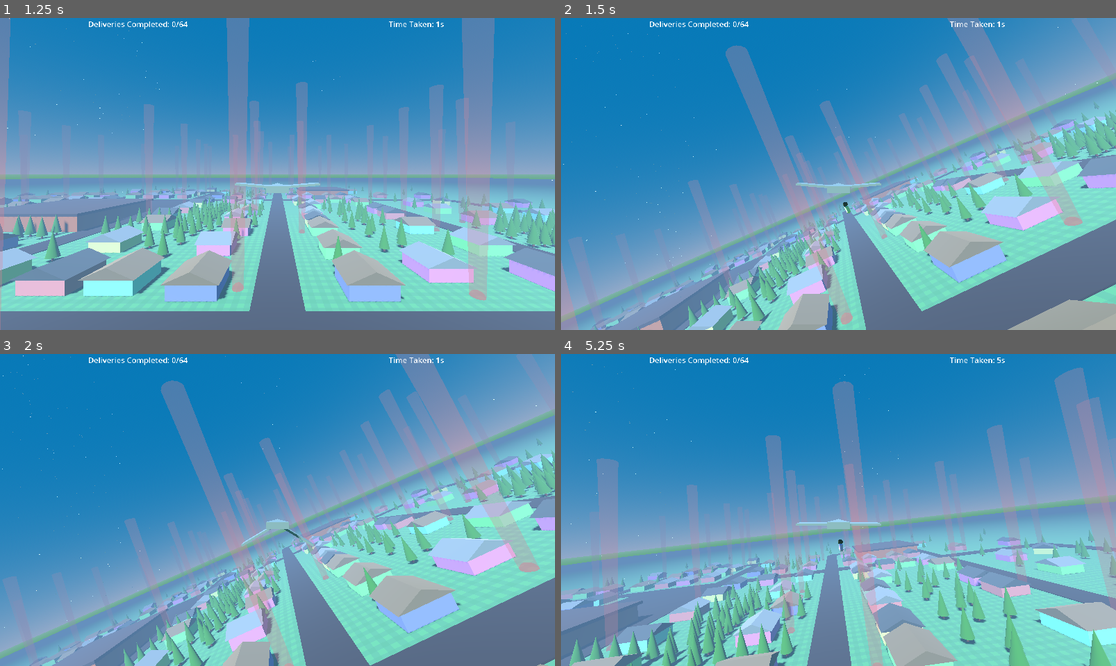
Above: before the commit, frames 1-4 (two rows, left to right).
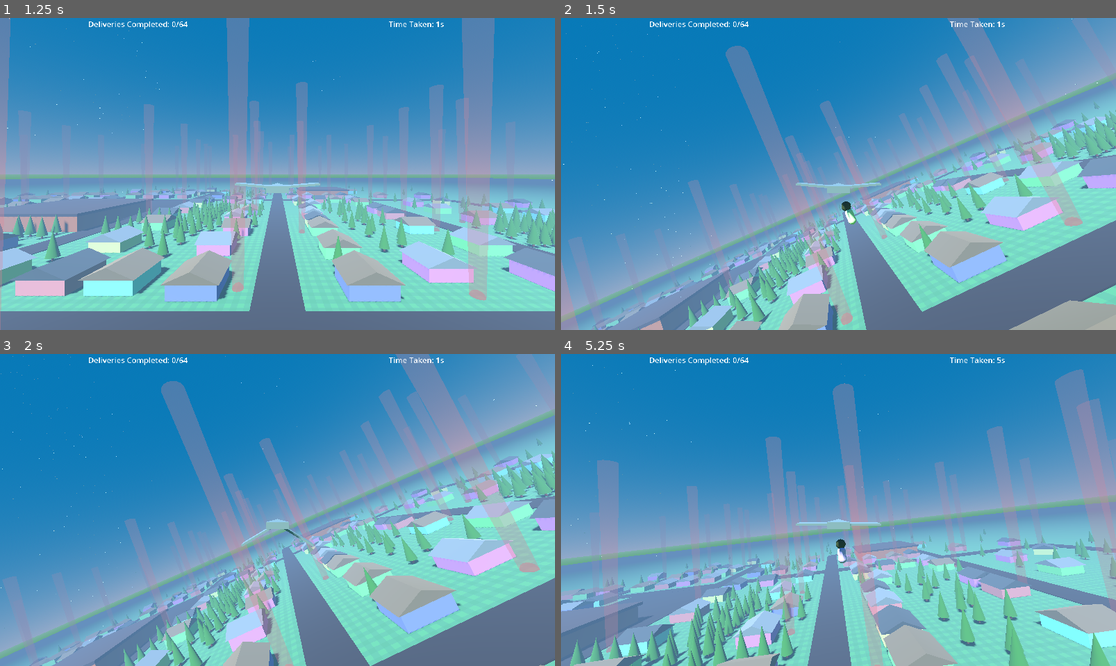
Above: after the commit, the same moments.

Repository: pizzasgood/StorkExpress_LD53
Game: Godot game, scene res://TitleScreen.tscn
Same seed, same stepped clock (60 frames per second), same inputs: the game is played once before the commit and once after it.
Inputs (mouse positions are in pixels of both pictures, inside the frame that each line leads up to):
- Up to frame 1 (1.25 s): click "Start" at 0.5 s
- Up to frame 2 (1.5 s): move the mouse to (866, 174) at 1.27 s; right-click (866, 174) at 1.35 s
- Up to frame 3 (2 s): tap Space (flap) at 1.52, 1.82 s
- Up to frame 4 (5.25 s): move the mouse to (810, 510) at 2.02 s; right-click (810, 510) at 2.1 s; tap Space (flap) at 2.27, 2.57, 3.77, 4.07, 4.52, 4.82 s; move the mouse to (849, 503) at 2.77 s; right-click (849, 503) at 2.85 s; move the mouse to (832, 516) at 3.52 s; right-click (832, 516) at 3.6 s; move the mouse to (877, 513) at 4.27 s; right-click (877, 513) at 4.35 s; move the mouse to (794, 506) at 5.02 s; right-click (794, 506) at 5.1 s

Frame 1 is identical in both runs. In frame 2, 1.0% of the frame differs, in the area x 0-100%, y 0-100%; in frame 3, 0.9%; in frame 4, 4.8%, in the area x 0-100%, y 3-100%.

Commit message:
Increase size of babies

Diff:
--- a/entities/Baby.tscn
+++ b/entities/Baby.tscn
@@ -7,21 +7,22 @@
 rough = true
 
 [sub_resource type="SphereShape3D" id="SphereShape3D_ylx3w"]
-radius = 0.06
+radius = 0.12
 
 [sub_resource type="SphereMesh" id="SphereMesh_eywht"]
-radius = 0.06
-height = 0.12
+radius = 0.12
+height = 0.24
 radial_segments = 8
 rings = 8
 
 [sub_resource type="CapsuleShape3D" id="CapsuleShape3D_d6xyt"]
-radius = 0.05
-height = 0.2
+radius = 0.1
+height = 0.4
 
 [sub_resource type="CapsuleMesh" id="CapsuleMesh_oplrm"]
-radius = 0.05
-height = 0.2
+radius = 0.1
+height = 0.4
+radial_segments = 8
 
 [node name="Baby" type="RigidBody3D" groups=["babies"]]
 mass = 3.0
@@ -29,7 +30,7 @@
 script = ExtResource("1_2q7yk")
 
 [node name="HeadCollisionShape" type="CollisionShape3D" parent="."]
-transform = Transform3D(1, 0, 0, 0, 1, 0, 0, 0, 1, 0, 0.103977, 0)
+transform = Transform3D(1, 0, 0, 0, 1, 0, 0, 0, 1, 0, 0.20029, 0)
 shape = SubResource("SphereShape3D_ylx3w")
 
 [node name="HeadMesh" type="MeshInstance3D" parent="HeadCollisionShape"]
@@ -38,7 +39,7 @@
 skeleton = NodePath("../..")
 
 [node name="BodyCollisionShape" type="CollisionShape3D" parent="."]
-transform = Transform3D(1, 0, 0, 0, 1, 0, 0, 0, 1, 0, -0.0297365, 0)
+transform = Transform3D(1, 0, 0, 0, 1, 0, 0, 0, 1, 0, -0.0646486, 0)
 shape = SubResource("CapsuleShape3D_d6xyt")
 
 [node name="BodyMesh" type="MeshInstance3D" parent="BodyCollisionShape"]
